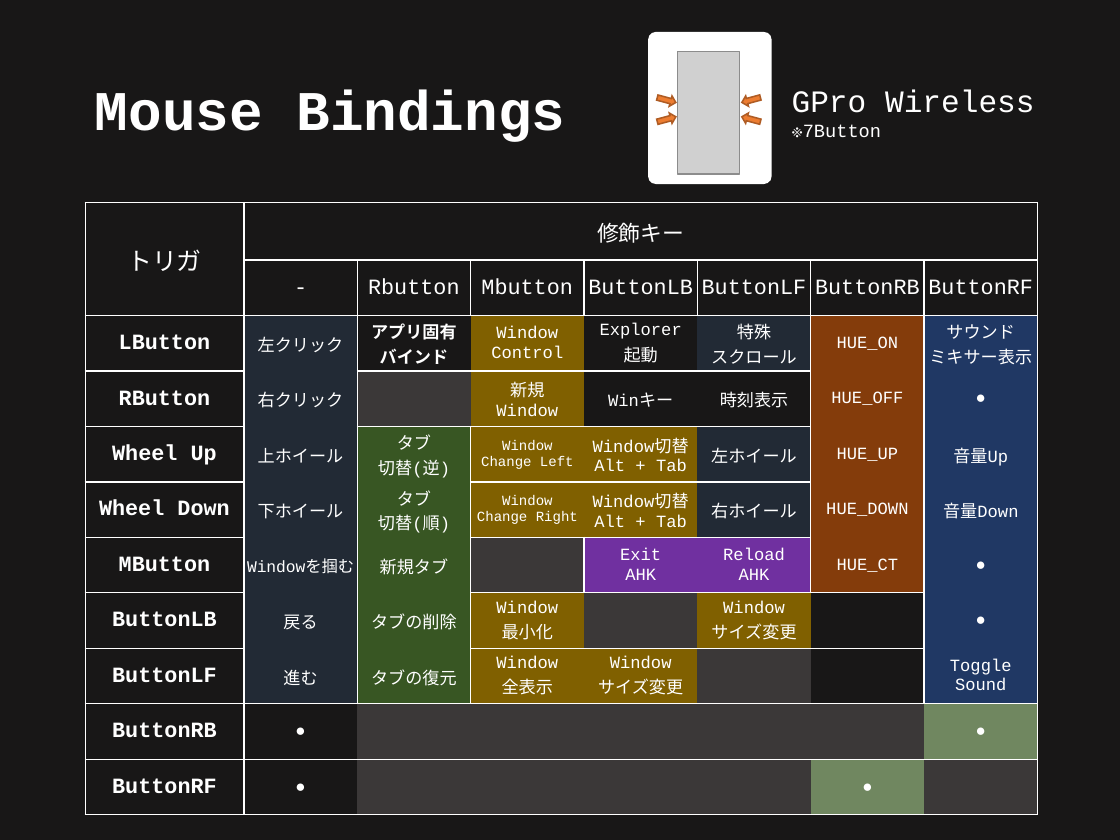
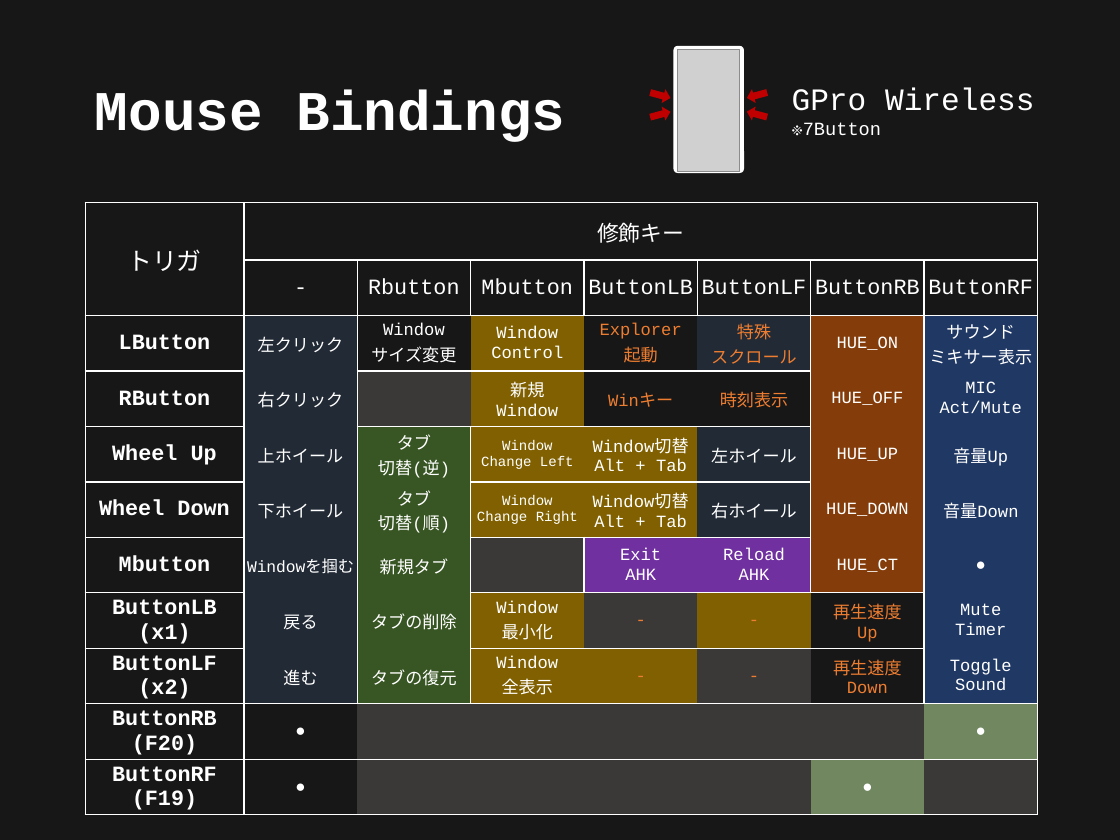
Before and after one commit to ittooo66/myAHK, a slide deck: slide 10 of MANUAL.pptx. Drawn at 1120x840 pixels with LibreOffice and Linux fonts; fonts in the diff are those of the drawing; grey boxes stand for pictures. Boxes give left, top, right and bottom in pixels: in the first picture for what was removed or moved away, otherwise in the second. Text is boxed around its words. In the diff, an @@ line names an element or a change of style, - is before the commit and + after.

```diff
--- a/MANUAL.pptx
+++ b/MANUAL.pptx
@@ rounded rectangle "xxxxxxx": place and size @@
-rounded rectangle "xxxxxxx" at bbox=[648, 32, 772, 185]
+rounded rectangle "xxxxxxx" at bbox=[673, 46, 744, 174]
@@ down arrow: place and size @@
-down arrow at bbox=[656, 92, 677, 108]
+down arrow at bbox=[650, 87, 671, 103]
@@ down arrow: place and size @@
-down arrow at bbox=[741, 92, 762, 108]
+down arrow at bbox=[746, 87, 768, 103]
@@ fill #ED7D31 to #C00000; outline #AF5C24 1 pt to #C00000 1 pt in 4 elements at bbox=[746, 107, 768, 123], bbox=[650, 107, 671, 123], bbox=[650, 87, 671, 103], bbox=[746, 87, 768, 103] @@
@@ down arrow: place and size @@
-down arrow at bbox=[656, 111, 677, 127]
+down arrow at bbox=[650, 107, 671, 123]
@@ down arrow: place and size @@
-down arrow at bbox=[741, 111, 762, 127]
+down arrow at bbox=[746, 107, 768, 123]
@@ table at bbox=[85, 203, 1036, 815] @@
-row 3, column 3: アプリ固有 / バインド
+row 3, column 3: Window / サイズ変更
-row 4, column 8: ●
+row 4, column 8: MIC / Act/Mute
-row 7, column 1: MButton
+row 7, column 1: Mbutton
-row 8: ButtonLB | 戻る | タブの削除 | Window / 最小化 |  | Window / サイズ変更 |  | ●
+row 8: ButtonLB / (x1) | 戻る | タブの削除 | Window / 最小化 | - | - | 再生速度 / Up | Mute / Timer
-row 9: ButtonLF | 進む | タブの復元 | Window / 全表示 | Window / サイズ変更 |  |  | Toggle / Sound
+row 9: ButtonLF / (x2) | 進む | タブの復元 | Window / 全表示 | - | - | 再生速度 / Down | Toggle / Sound
-row 10, column 1: ButtonRB
+row 10, column 1: ButtonRB / (F20)
-row 11, column 1: ButtonRF
+row 11, column 1: ButtonRF / (F19)
@@ text colour #FFFFFF to #ED7D31 in "Explorer", "起動", "特殊", "スクロール" and 2 more places @@
```
Also in this commit, not shown: 3 other slides changed.
